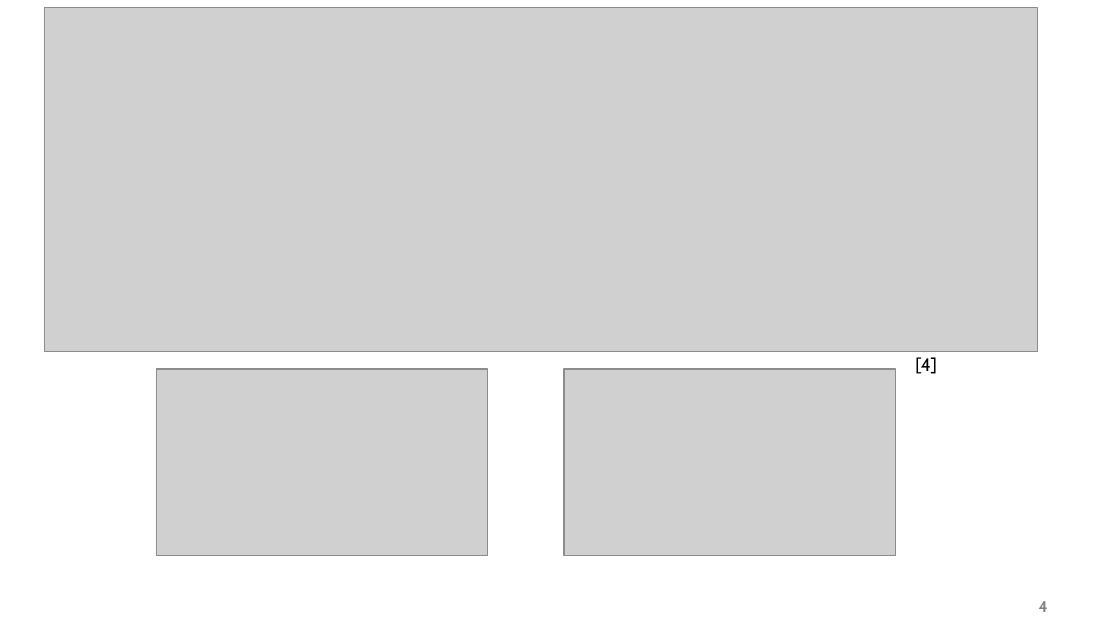
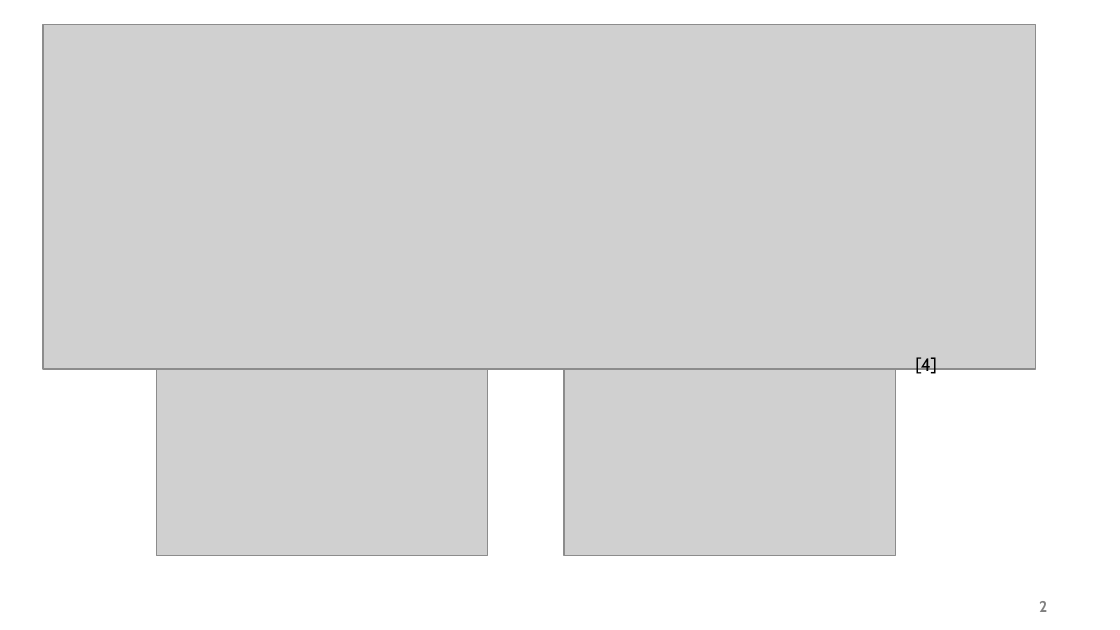
Before and after one commit to Meilili031010/locomotion-dynamics, a slide deck: slide 2 of presentation/final_presentation.pptx (slide 4 before the commit). Drawn at 1120x630 pixels with LibreOffice and Linux fonts; fonts in the diff are those of the drawing; grey boxes stand for pictures; background and template pictures are left out. Boxes give left, top, right and bottom in pixels: in the first picture for what was removed or moved away, otherwise in the second. Text is boxed around its words. In the diff, an @@ line names an element or a change of style, - is before the commit and + after.

```diff
--- a/presentation/final_presentation.pptx
+++ b/presentation/final_presentation.pptx
@@ picture: place and size @@
-picture at (45, 8, 1037, 352)
+picture at (43, 25, 1035, 368)
@@ page number at (1039, 601, 1047, 612): text changed @@
-4
+2
```
Also in this commit, not shown: 6 other slides changed, 3 slides added, 4 slides removed, 1 other file.
